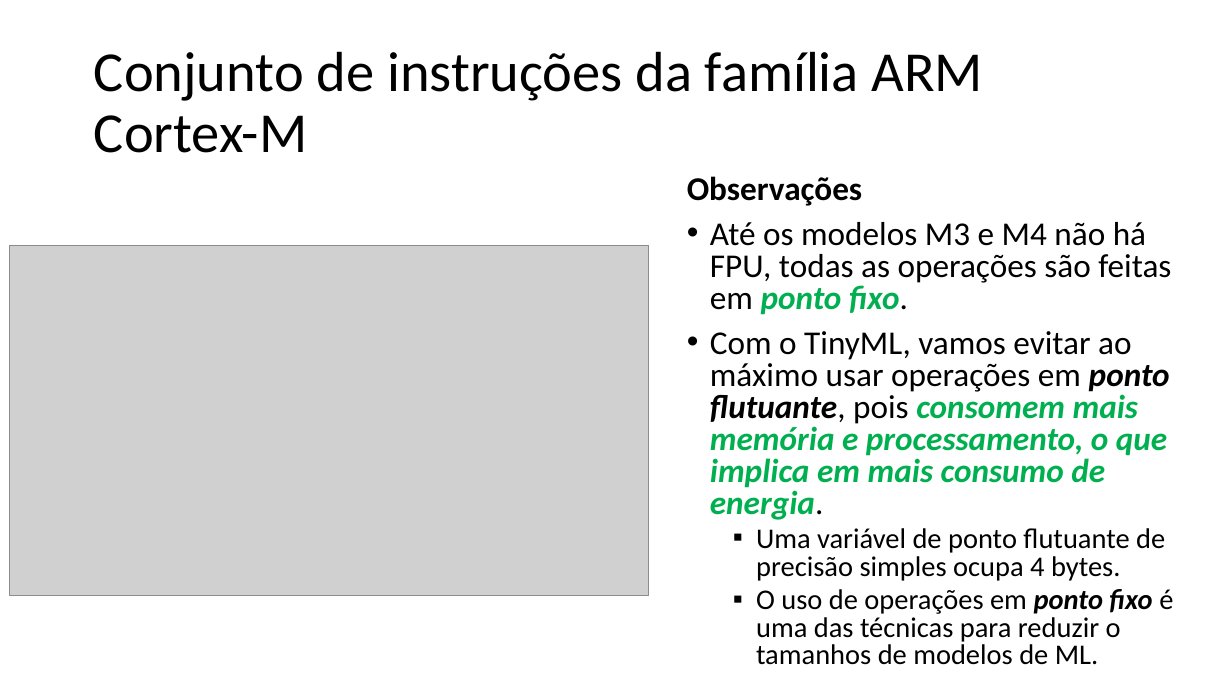
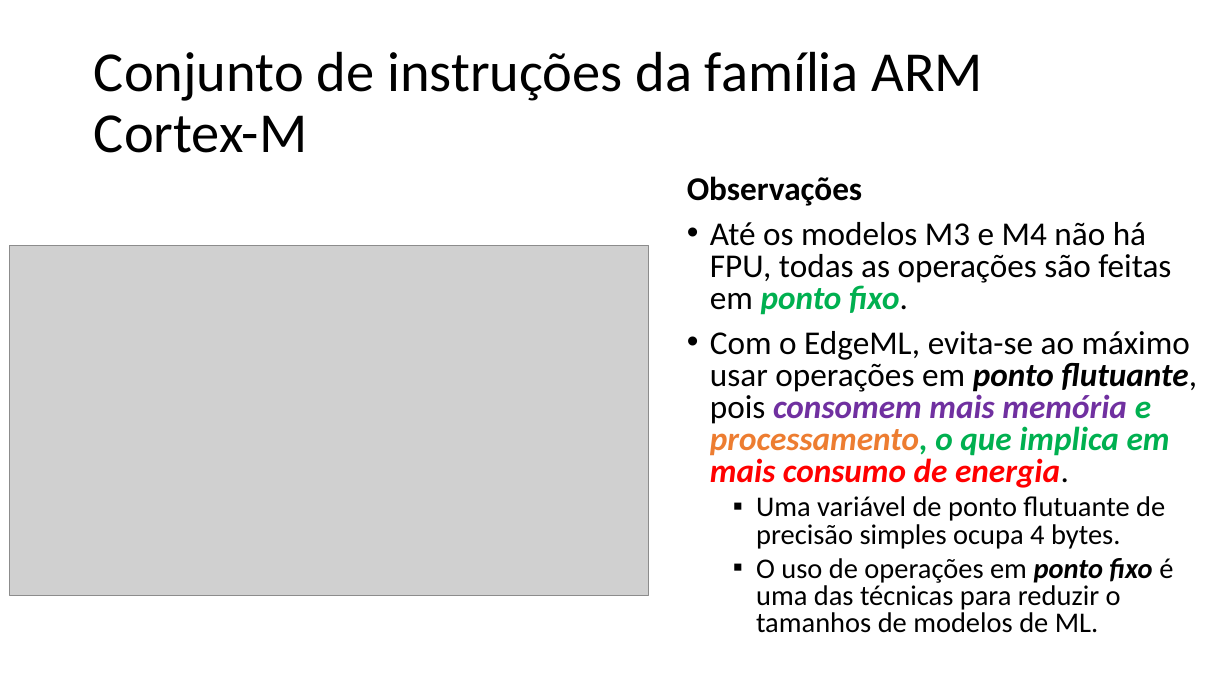
Before and after one commit to zz4fap/tp557-iot-ml, a slide deck: slide 29 of slides/TP557_2_Desafios_do_TinyML_sistemas_embarcados.pptx (slide 28 before the commit). Drawn at 1232x693 pixels with LibreOffice and Linux fonts; fonts in the diff are those of the drawing; grey boxes stand for pictures. Boxes give left, top, right and bottom in pixels: in the first picture for what was removed or moved away, otherwise in the second. Text is boxed around its words. In the diff, an @@ line names an element or a change of style, - is before the commit and + after.

```diff
--- a/slides/TP557_2_Desafios_do_TinyML_sistemas_embarcados.pptx
+++ b/slides/TP557_2_Desafios_do_TinyML_sistemas_embarcados.pptx
@@ text at <box>710,331,1197,488</box>: text changed; text colour #00B050 to #000000 @@
-• Com o TinyML, vamos evitar ao máximo usar operações em ponto flutuante, pois consomem mais memória e processamento, o que implica em mais consumo de energia.
+• Com o EdgeML, evita-se ao máximo usar operações em ponto flutuante, pois consomem mais memória e processamento, o que implica em mais consumo de energia.
```
Also in this commit, not shown: 24 other slides changed, 4 slides added, 1 other file.
